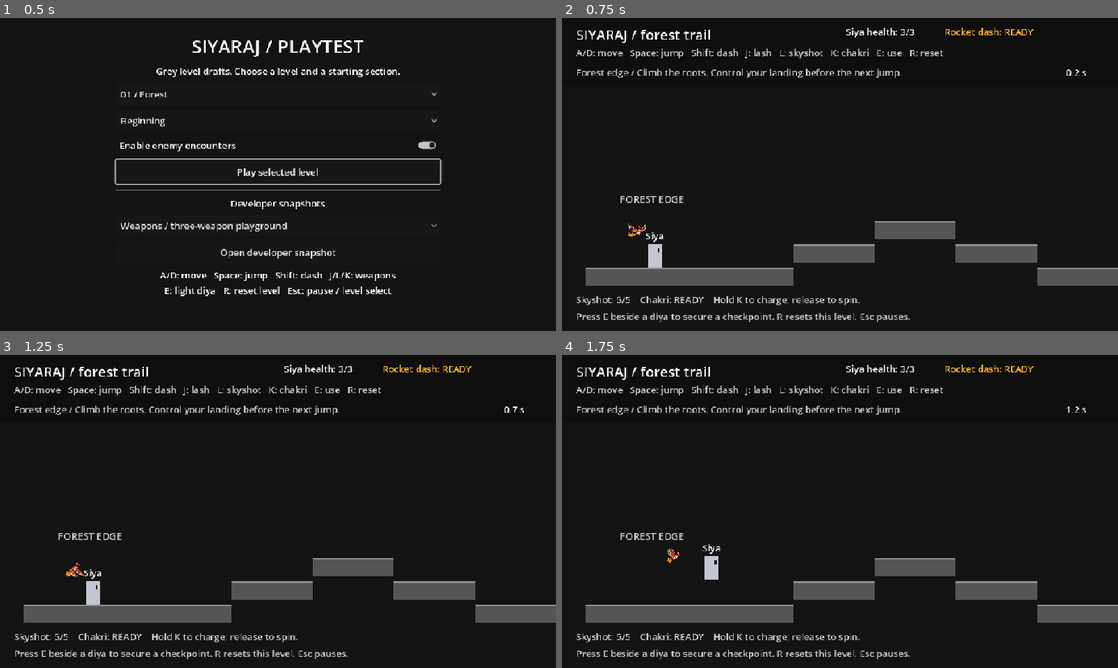
Above: before the commit, frames 1-4 (two rows, left to right).
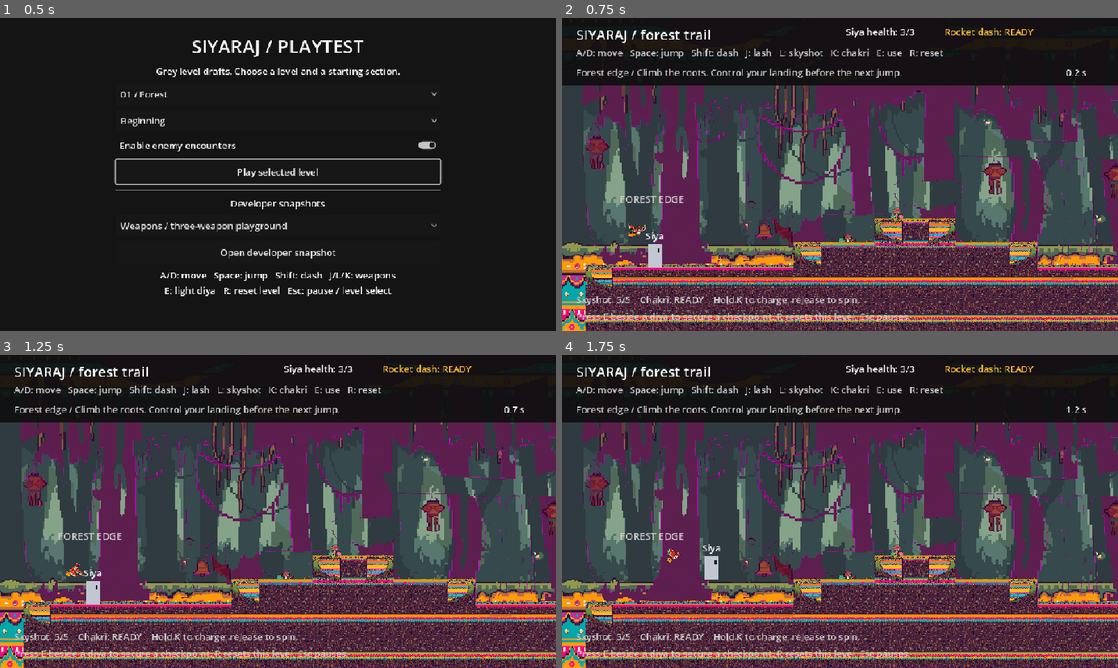
Above: after the commit, the same moments.

Repository: edwardEsmerson/siyaraj
Game: Godot game, scene res://scenes/main/playtest_menu.tscn
Same seed, same stepped clock (60 frames per second), same inputs: the game is played once before the commit and once after it.
Inputs (mouse positions are in pixels of both pictures, inside the frame that each line leads up to):
- Up to frame 1 (0.5 s): no input
- Up to frame 2 (0.75 s): click "Play selected level" at 0.5 s
- Up to frame 3 (1.25 s): no input
- Up to frame 4 (1.75 s): tap Enter (ui_accept) at 1.25 s; move the mouse to (962, 495) at 1.27 s; hold D (move_right) from 1.28 s (still down); tap J (attack) at 1.35 s; click (962, 495) at 1.42 s; tap Space (jump) at 1.52 s

Frame 1 is identical in both runs. In frame 2, 76% of the frame differs, in the area x 0-100%, y 21-100%; in frame 3, 76%; in frame 4, 76%.

Commit message:
feat: truckart world kits for forest and river
Add generated per-biome world art (forest, river, palace), switch both
levels' WorldSkin to the truckart direction, and keep the comparison
screenshots for each direction.

Co-Authored-By: Claude Opus 5.5 <noreply@anthropic.com>

Diff:
--- a/project.godot
+++ b/project.godot
@@ -61,21 +61,23 @@
 }
 skyshot={
 "deadzone": 0.2,
-"events": [Object(InputEventKey,"physical_keycode":76)]
+"events": [Object(InputEventKey,"resource_local_to_scene":false,"resource_name":"","device":16,"window_id":0,"alt_pressed":false,"shift_pressed":false,"ctrl_pressed":false,"meta_pressed":false,"pressed":false,"keycode":0,"physical_keycode":76,"key_label":0,"unicode":0,"location":0,"echo":false,"script":null)
+]
 }
 special={
 "deadzone": 0.2,
 "events": [Object(InputEventKey,"resource_local_to_scene":false,"resource_name":"","device":16,"window_id":0,"alt_press …(190 unchanged characters)…
 ]
 }
-
 interact={
 "deadzone": 0.2,
-"events": [Object(InputEventKey,"physical_keycode":69)]
+"events": [Object(InputEventKey,"resource_local_to_scene":false,"resource_name":"","device":16,"window_id":0,"alt_pressed":false,"shift_pressed":false,"ctrl_pressed":false,"meta_pressed":false,"pressed":false,"keycode":0,"physical_keycode":69,"key_label":0,"unicode":0,"location":0,"echo":false,"script":null)
+]
 }
 cycle_world_kit={
 "deadzone": 0.2,
-"events": [Object(InputEventKey,"physical_keycode":86)]
+"events": [Object(InputEventKey,"resource_local_to_scene":false,"resource_name":"","device":16,"window_id":0,"alt_pressed":false,"shift_pressed":false,"ctrl_pressed":false,"meta_pressed":false,"pressed":false,"keycode":0,"physical_keycode":86,"key_label":0,"unicode":0,"location":0,"echo":false,"script":null)
+]
 }
 
 [layer_names]
--- a/scenes/levels/forest.tscn
+++ b/scenes/levels/forest.tscn
@@ -2931,4 +2931,4 @@
 [node name="WorldSkin" type="Node2D" parent="."]
 script = ExtResource("world_skin")
 biome = "forest"
-direction = "diyalit"
+direction = "truckart"
--- a/scenes/levels/river.tscn
+++ b/scenes/levels/river.tscn
@@ -984,4 +984,4 @@
 [node name="WorldSkin" type="Node2D" parent="."]
 script = ExtResource("world_skin")
 biome = "river"
-direction = "titlematch"
+direction = "truckart"
Binary file added: assets/world/forest/carved/arena.png
Not shown, added: assets/world/forest/carved/arena.png.import
Binary file added: assets/world/forest/carved/back.png
Not shown, added: assets/world/forest/carved/back.png.import
Binary file added: assets/world/forest/carved/end.png
Not shown, added: assets/world/forest/carved/end.png.import
Binary file added: assets/world/forest/carved/fill.png
Not shown, added: assets/world/forest/carved/fill.png.import
Binary file added: assets/world/forest/carved/setpieces.png
Not shown, added: assets/world/forest/carved/setpieces.png.import
Binary file added: assets/world/forest/diyalit/arena.png
Not shown, added: assets/world/forest/diyalit/arena.png.import
(and 371 more such lines)
